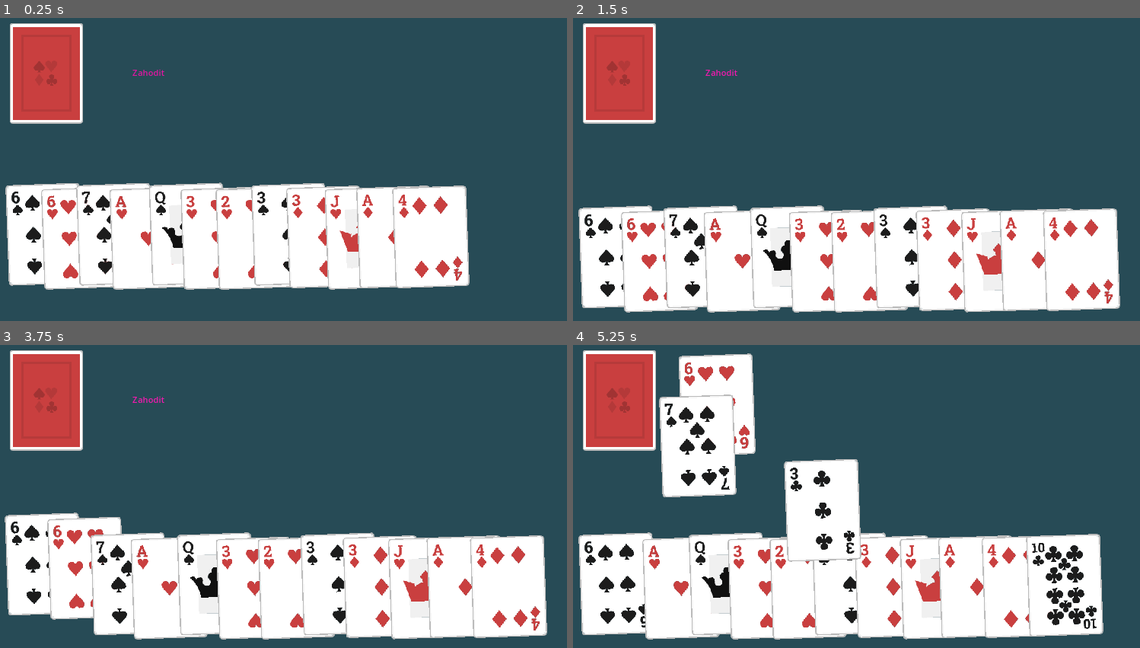
Above: before the commit, frames 1-4 (two rows, left to right).
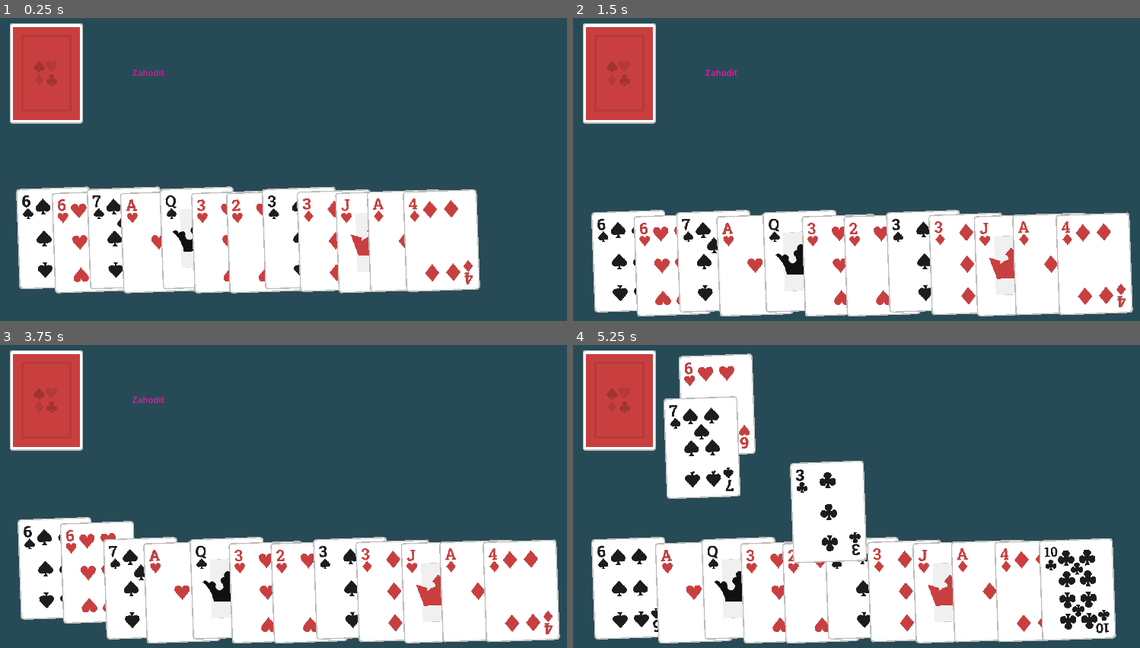
Above: after the commit, the same moments.

Repository: Rhubaruth/solo-rummy
Game: Godot game, scene res://main.tscn
The game is run twice, just before and just after one commit, with the same random seed, the same clock (stepped at 60 frames per second) and the same inputs.
Inputs (mouse positions are in pixels of both pictures, inside the frame that each line leads up to):
- Up to frame 1 (0.25 s): no input
- Up to frame 2 (1.5 s): click "Zahodit" at 0.5 s; click "Zahodit" at 1.25 s
- Up to frame 3 (3.75 s): click "Zahodit" at 2 s; tap Enter at 2.75 s; move the mouse to (45, 560) at 2.77 s; press the mouse at (45, 560) at 2.78 s; tap Space at 3.5 s; move the mouse to (85, 560) at 3.52 s; release the mouse at (85, 560) at 3.53 s; click (85, 560) at 3.6 s
- Up to frame 4 (5.25 s): tap Enter at 4.25 s; move the mouse to (697, 560) at 4.27 s; press the mouse at (697, 560) at 4.28 s; tap Space at 5 s; move the mouse to (714, 423) at 5.02 s; release the mouse at (714, 423) at 5.03 s; click (714, 423) at 5.1 s

The runs differ from the first frame. In frame 1, 10% of the frame differs, in the area x 0-85%, y 54-91%; in frame 2, 13%; in frame 3, 13%; in frame 4, 15%, in the area x 0-96%, y 16-99%.

Commit message:
fix HTML export

Diff:
--- a/card.gd
+++ b/card.gd
@@ -26,7 +26,7 @@
 
 signal card_swap(Card, int)
 
-var SHORT_CLICK_THREASHOLD: float = 0.075
+var SHORT_CLICK_THREASHOLD: float = 0.095
 var click_timer: float = 0.0
 @export var HOVER_OFFSET: Vector2 = Vector2(-64, -90)
 
--- a/main.tscn
+++ b/main.tscn
@@ -4,19 +4,24 @@
 [ext_resource type="Script" path="res://game.gd" id="1_lfp6u"]
 [ext_resource type="Script" path="res://discard_button.gd" id="2_j5pqj"]
 [ext_resource type="Script" path="res://deck.gd" id="2_sie3a"]
-[ext_resource type="Texture2D" uid="uid://c0gwkh7ty4pye" path="res://assets/boardgamePack_v2/Vector/playingCards_back.svg" id="2_uslp4"]
-[ext_resource type="Texture2D" uid="uid://b6nnv6l3gxbke" path="res://assets/boardgamePack_v2/Vector/playingCards.svg" id="3_iqj4u"]
+[ext_resource type="Texture2D" uid="uid://cfvu43og8w65m" path="res://assets/boardgamePack_v2/Vector/playingCards_back.svg" id="2_uslp4"]
+[ext_resource type="Texture2D" uid="uid://c7poq44a7a1gq" path="res://assets/boardgamePack_v2/Vector/playingCards.svg" id="3_iqj4u"]
 
 [sub_resource type="StyleBoxEmpty" id="StyleBoxEmpty_vufhf"]
 
 [sub_resource type="StyleBoxEmpty" id="StyleBoxEmpty_p41oh"]
 
-[node name="Board" type="Node" groups=["Board"]]
+[node name="Board" type="Control" groups=["Board"]]
+layout_mode = 3
+anchors_preset = 15
+anchor_right = 1.0
+anchor_bottom = 1.0
+grow_horizontal = 2
+grow_vertical = 2
 script = ExtResource("1_lfp6u")
 
-[node name="UI" type="CanvasLayer" parent="."]
-
-[node name="ColorRect" type="ColorRect" parent="UI"]
+[node name="ColorRect" type="ColorRect" parent="."]
+layout_mode = 1
 anchors_preset = 15
 anchor_right = 1.0
 anchor_bottom = 1.0
@@ -24,6 +29,8 @@
 grow_vertical = 2
 mouse_filter = 1
 color = Color(0.152727, 0.293169, 0.338079, 1)
+
+[node name="UI" type="CanvasLayer" parent="."]
 
 [node name="Control" type="Control" parent="UI"]
 layout_mode = 3
@@ -39,6 +46,7 @@
 self_modulate = Color(1, 0.101705, 0.72068, 1)
 custom_minimum_size = Vector2(144, 194)
 layout_mode = 1
+anchors_preset = -1
 offset_left = 272.0
 offset_top = 48.0
 offset_right = 416.0
@@ -86,10 +94,10 @@
 anchor_top = 0.5
 anchor_right = 0.5
 anchor_bottom = 0.5
-offset_left = -496.0
-offset_top = -20.0
-offset_right = -456.0
-offset_bottom = 20.0
+offset_left = -472.0
+offset_top = -12.0
+offset_right = 472.0
+offset_bottom = 178.0
 grow_horizontal = 2
 grow_vertical = 2
 script = ExtResource("1_j1ohw")
--- a/project.godot
+++ b/project.godot
@@ -42,3 +42,4 @@
 textures/canvas_textures/default_texture_filter=0
 renderer/rendering_method="gl_compatibility"
 renderer/rendering_method.mobile="gl_compatibility"
+textures/vram_compression/import_etc2_astc=true
Not shown: 1 places in card.tscn that only renumber resources
